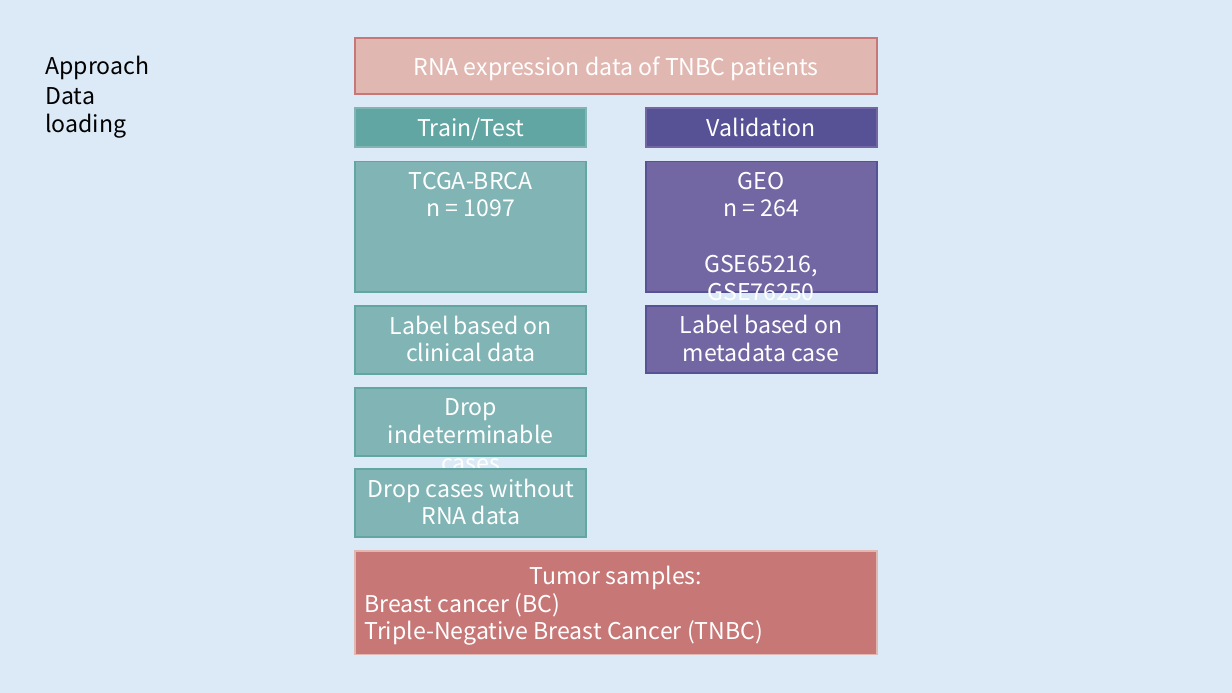
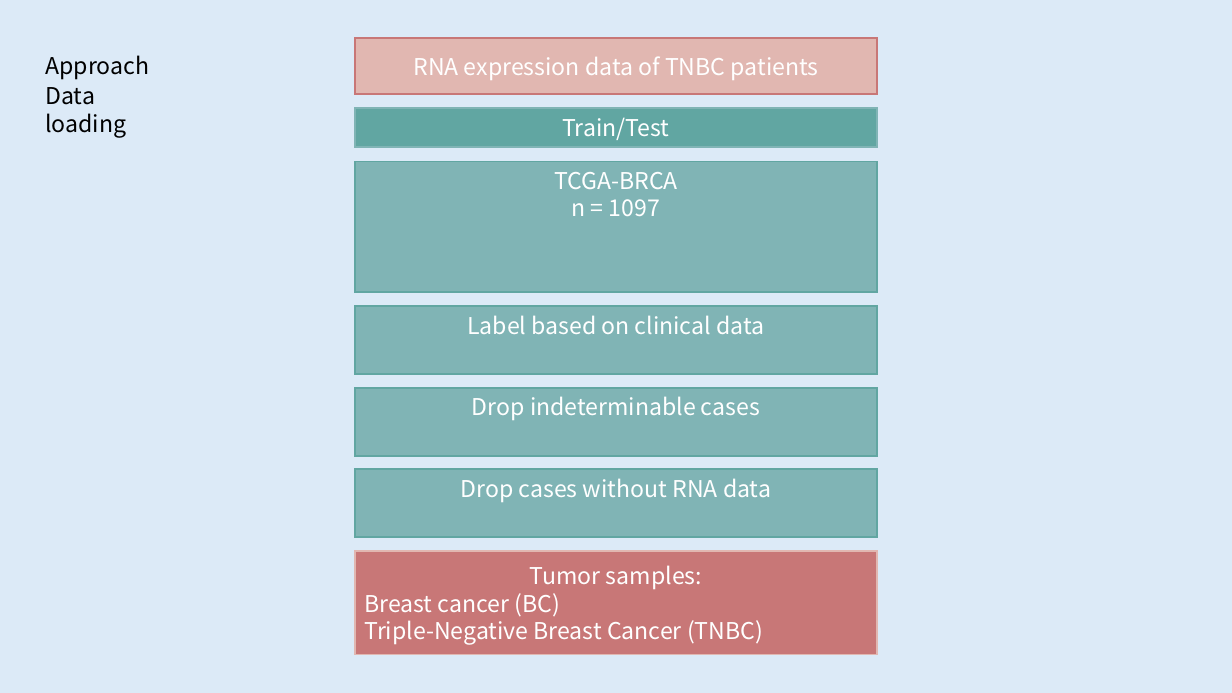
Before and after one commit to rhlt/tnbc, a slide deck: slide 10 of CapstoneProject_FinalPresentation.pptx (slide 11 before the commit). Drawn at 1232x693 pixels with LibreOffice and Linux fonts; fonts in the diff are those of the drawing. Boxes give left, top, right and bottom in pixels: in the first picture for what was removed or moved away, otherwise in the second. Text is boxed around its words. In the diff, an @@ line names an element or a change of style, - is before the commit and + after.

```diff
--- a/CapstoneProject_FinalPresentation.pptx
+++ b/CapstoneProject_FinalPresentation.pptx
@@ rectangle "Train/Test": place and size @@
-rectangle "Train/Test" at box(356, 108, 587, 147)
+rectangle "Train/Test" at box(356, 108, 877, 147)
@@ rectangle removed at box(646, 108, 877, 147) @@
-Validation
@@ rectangle "TCGA-BRCA n = 1097": place and size @@
-rectangle "TCGA-BRCA n = 1097" at box(356, 162, 587, 292)
+rectangle "TCGA-BRCA n = 1097" at box(356, 162, 877, 292)
@@ rectangle removed at box(646, 162, 877, 292) @@
-GEO
-n = 264
-GSE65216, GSE76250
@@ rectangle "Label based on clinical data": place and size @@
-rectangle "Label based on clinical data" at box(356, 307, 587, 374)
+rectangle "Label based on clinical data" at box(356, 307, 877, 374)
@@ rectangle removed at box(646, 306, 877, 373) @@
-Label based on metadata case
@@ rectangle "Drop indeterminable cases": place and size @@
-rectangle "Drop indeterminable cases" at box(356, 388, 587, 456)
+rectangle "Drop indeterminable cases" at box(356, 388, 877, 456)
@@ rectangle "Drop cases without RNA data": place and size @@
-rectangle "Drop cases without RNA data" at box(356, 470, 587, 537)
+rectangle "Drop cases without RNA data" at box(356, 470, 877, 537)
```
Also in this commit, not shown: 2 other slides changed, 1 slide added, 2 slides removed.
